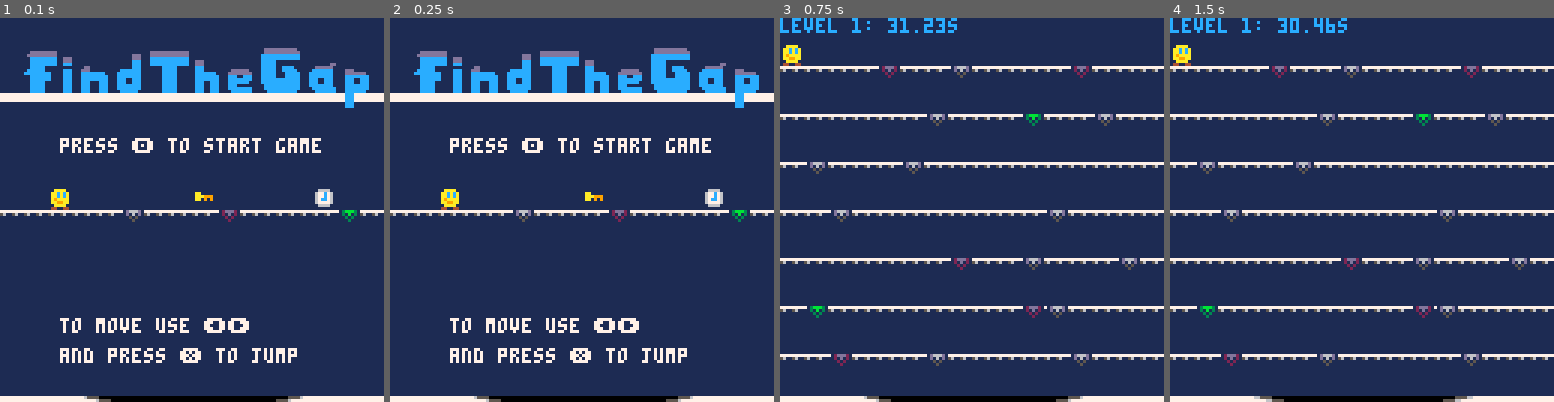
Above: before the commit, frames 1-4 (left to right).
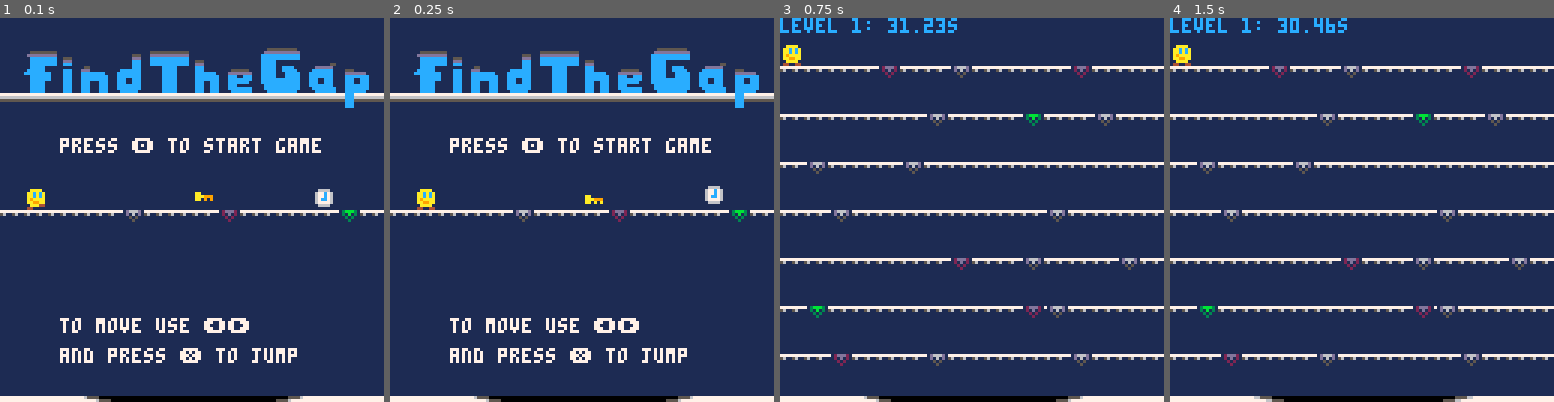
Above: after the commit, the same moments.

Repository: broquaint/pico8-carts
Game: PICO-8 cartridge firstone.p8
The game is run twice, just before and just after one commit, with the same random seed, the same clock (stepped at 60 frames per second) and the same inputs.
Inputs:
- Up to frame 1 (0.1 s): no input
- Up to frame 2 (0.25 s): no input
- Up to frame 3 (0.75 s): tap X (X key) at 0.33 s; tap O (Z key) at 0.7 s
- Up to frame 4 (1.5 s): tap X (X key) at 1.07 s

The runs differ from the first frame. In frame 1, 2.3% of the frame differs, in the area x 0-100%, y 7-50%; in frame 2, 2.5%; in frame 3, nothing differs; in frame 4, nothing differs.

Commit message:
Add animation to the menu
Now with foot tapping!

Diff:
--- a/firstone.p8
+++ b/firstone.p8
@@ -299,8 +299,8 @@
    end
 end
 
-function draw_key_at()
-   for key in all(key_at) do
+function draw_key_at(keys)
+   for key in all(keys) do
       local key_x = key[1]
       local key_y = key[2]
       local at = t() * 10 % 10
@@ -374,6 +374,14 @@
    cls(1)
    map(0, 16)
    -- rect(32, 32, 96, 96, 12)
+   draw_key_at({{64, 56}})
+   draw_timer_at(104, 56)
+   local at = flr(t() % 1 * 100)
+   if(at < 25 or (at > 50 and at < 75)) then
+      spr(facing + 20, 8, 56)
+   else
+      spr(facing, 8, 56)
+   end
    print("press 🅾️ to start game", 20, 40, 7)
    print("to move use ⬅️➡️", 20, 100, 7)
    print("and press ❎ to jump", 20, 110, 7)
@@ -401,7 +409,7 @@
    draw_void(running_time - extra_time)
 
    if(floor_locked) then
-      draw_key_at()
+      draw_key_at(key_at)
    end
 
    if(#timer_at > 0) then
@@ -526,14 +534,14 @@
 00000000000000000000000000000000000000000000000000000000004004000040040000000000000000000000000000000000000000000000000000000000
 00000000000000000000000000000000000000000000000000000000000000000000000000000000000000000000000000000000000000000000000000000000
 00000000000000000000000000000000000000000000000000000000000000000000000000000000000000000000000000000000000000000000000000000000
-00000000000000000000000000000000000000000000000000000000000000000000000000000000ddddddddddd0000000000000000000000000000000000000
-00ddddddddd0000000000000000000000000000000ddddddddddddd0000000000000000000000000dddddddddddd000000000000000000000000000000000000
-0dddddddddd0000000000000000000000000ddd000ddddddddddddd000000000000000000000000ccccccccccccc000000000000000000000000000000000000
-00ccccccccc00ddd00000000000000000000ddd000ccccccccccccc000000000000000000000000ccccccccccccc000000000000000000000000000000000000
-00ccccccccc00ddd00000000000000000000ccc000ccccccccccccc00ddd0000000000000000000ccccc00000000000000000000000000000000000000000000
-00ccccccccc00ccc00000000000000000000ccc000ccccccccccccc00ddd0000000000000000000ccccc000000000000000000dd000000000000000000000000
-00ccccc0000000000000dd00000000000000ccc0000000ccccc000000ccc0000000000000000000ccccc00cccc0000000dddddd0000000000000000000000000
-0cccccc000000ccc000ddd0000000000ccccccc0000000ccccc000000ccc000000000dddddd0000ccccc00ccccc00000ccccccc0000ddd000000000000000000
+00000000000000000000000000000000000000000000000000000000000000000000000000000000055555555550000000000000000000000000000000000000
+00555555555000000000000000000000000000000055555555555550000000000000000000000000dddddddddddd000000000000000000000000000000000000
+0dddddddddd0000000000000000000000000555000ddddddddddddd000000000000000000000000ccccccccccccc000000000000000000000000000000000000
+00ccccccccc0055500000000000000000000ddd000ccccccccccccc000000000000000000000000ccccccccccccc000000000000000000000000000000000000
+00ccccccccc00ddd00000000000000000000ccc000ccccccccccccc005550000000000000000000ccccc00000000000000000000000000000000000000000000
+00ccccccccc00ccc00000000000000000000ccc000ccccccccccccc00ddd0000000000000000000ccccc00000000000000000055000000000000000000000000
+00ccccc00000000000005500000000000000ccc0000000ccccc000000ccc0000000000000000000ccccc00cccc0000000dddddd0000000000000000000000000
+0cccccc000000ccc000ddd0000000000ccccccc0000000ccccc000000ccc0000000005555550000ccccc00ccccc00000ccccccc0000555000000000000000000
 ccccccccc0000ccc000cccccccc0000cccccccc0000000ccccc000000ccccccc0000dddddddd000ccccc000ccccc000cccccccc0000ddddddd00000000000000
 00ccccccc0000ccc000ccccccccc000cccccccc0000000ccccc000000cccccccc000ccc00ccc000ccccc000ccccc000cccccccc0000cccccccc0000000000000
 00ccccccc0000ccc000ccccccccc000ccc00ccc0000000ccccc000000cccccccc000cccccccc000ccccccccccccc000ccc00ccc0000ccc00ccc0000000000000
@@ -542,8 +550,8 @@
 00ccccc000000ccc000ccc000ccc000cccccccc0000000ccccc000000ccc00ccc000cccccccc0000cccccccccccc0000cccccccc000cccccccc0000000000000
 00ccccc000000ccc000ccc000ccc0000cccccc00000000ccccc000000ccc00ccc0000ccccccc00000cccccccccc000000ccccccc000ccccccc00000000000000
 77777777777777777777777777777777777777777777777777777777777777777777777777777777777777777777777777777777777ccc777777777777777777
-77777777777777777777777777777777777777777777777777777777777777777777777777777777777777777777777777777777777ccc777777777777777777
-77777777777777777777777777777777777777777777777777777777777777777777777777777777777777777777777777777777777ccc777777777777777777
+66666666666666666666666666666666666666666666666666666666666666666666666666666666666666666666666666666666666ccc666666666666666666
+55555555555555555555555555555555555555555555555555555555555555555555555555555555555555555555555555555555555ccc555555555555555555
 00000000000000000000000000000000000000000000000000000000000000000000000000000000000000000000000000000000000ccc000000000000000000
 00000000000000000000000000000000000000000000000000000000000000000000000000000000000000000000000000000000000ccc000000000000000000
 
@@ -703,7 +711,7 @@
 0080818283848586870000000000000000000000000000000000000000000000000000000000000000000000000000000000000000000000000000000000000000000000000000000000000000000000000000000000000000000000000000000000000000000000000000000000000000000000000000000000000000000000
 0090919293949596970000000000000000000000000000000000000000000000000000000000000000000000000000000000000000000000000000000000000000000000000000000000000000000000000000000000000000000000000000000000000000000000000000000000000000000000000000000000000000000000
 00a0a1a2a3a4a5a6a70000000000000000000000000000000000000000000000000000000000000000000000000000000000000000000000000000000000000000000000000000000000000000000000000000000000000000000000000000000000000000000000000000000000000000000000000000000000000000000000
-000004000000000007000000000e000000000000000000000000000000000000000000000000000000000000000000000000000000000000000000000000000000000000000000000000000000000000000000000000000000000000000000000000000000000000000000000000000000000000000000000000000000000000
+0000000000000000000000000000000000000000000000000000000000000000000000000000000000000000000000000000000000000000000000000000000000000000000000000000000000000000000000000000000000000000000000000000000000000000000000000000000000000000000000000000000000000000
 2424242424322424243324242424342400000000000000000000000000000000000000000000000000000000000000000000000000000000000000000000000000000000000000000000000000000000000000000000000000000000000000000000000000000000000000000000000000000000000000000000000000000000
 
 
